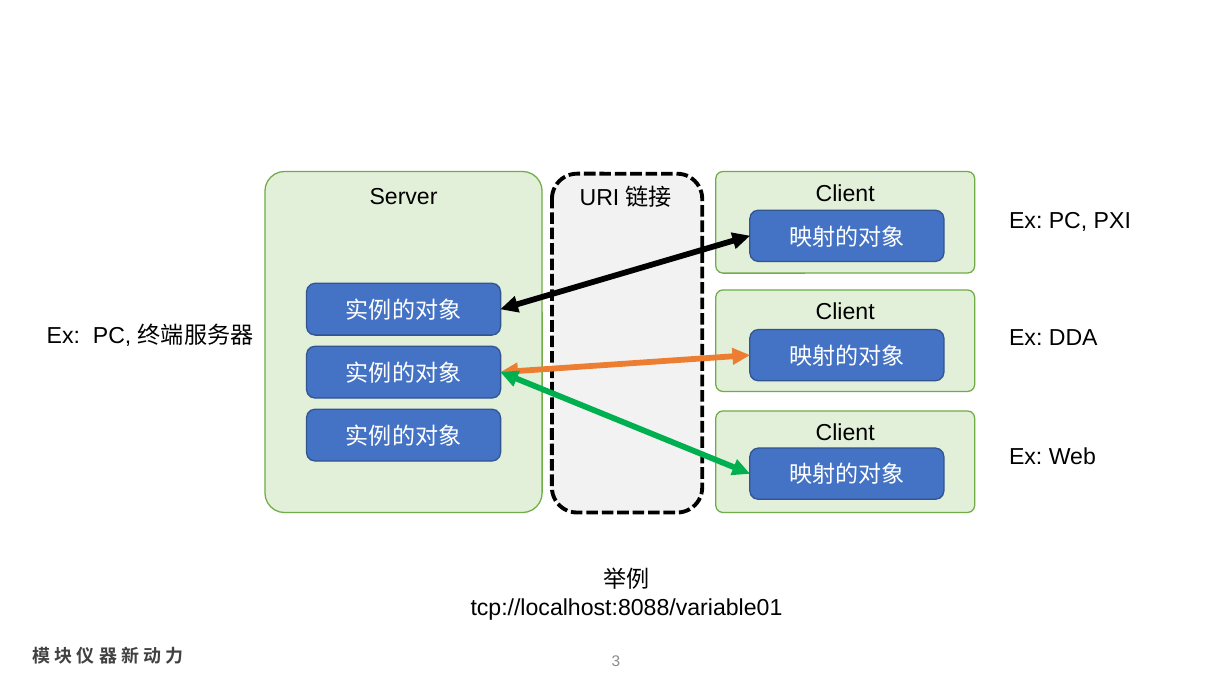
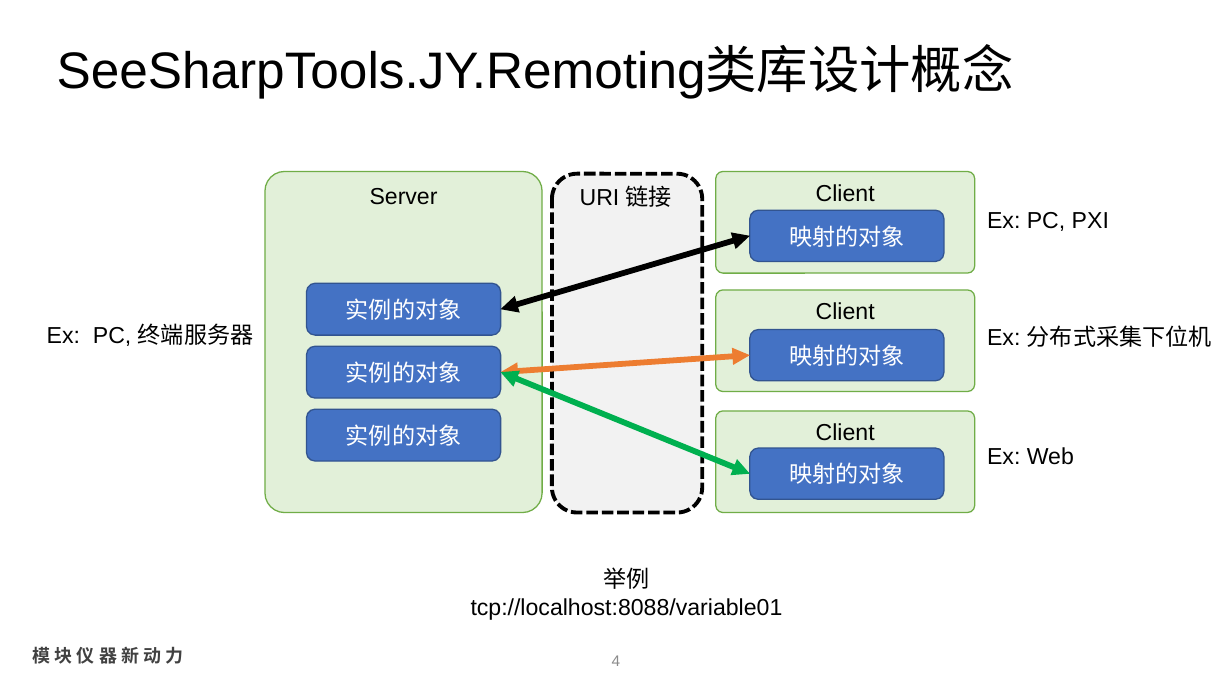
Before and after one commit to waylin15/Remoting, a slide deck: slide 4 of SeeSharpTools.JY.Remoting/SeeSharpTools.Remoting.pptx (slide 3 before the commit). Drawn at 1232x693 pixels with LibreOffice and Linux fonts; fonts in the diff are those of the drawing; background and template pictures are left out. Boxes give left, top, right and bottom in pixels: in the first picture for what was removed or moved away, otherwise in the second. Text is boxed around its words. In the diff, an @@ line names an element or a change of style, - is before the commit and + after.

```diff
--- a/SeeSharpTools.JY.Remoting/SeeSharpTools.Remoting.pptx
+++ b/SeeSharpTools.JY.Remoting/SeeSharpTools.Remoting.pptx
@@ title added at [57, 47, 1014, 98], 40 pt, text #000000 @@
+SeeSharpTools.JY.Remoting类库设计概念
@@ text "Ex: PC, PXI": place and size @@
-text "Ex: PC, PXI" at [1009, 212, 1131, 231]
+text "Ex: PC, PXI" at [987, 212, 1109, 231]
@@ text at [987, 325, 1212, 347]: text changed @@
-Ex: DDA
+Ex: 分布式采集下位机
@@ text "Ex: Web": place and size @@
-text "Ex: Web" at [1009, 447, 1096, 465]
+text "Ex: Web" at [987, 447, 1074, 465]
@@ page number at [612, 655, 621, 666]: text changed @@
-3
+4
```
Also in this commit, not shown: 1 other slide changed, 6 slides added, 1 slide removed, 23 other files.
